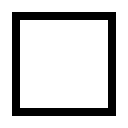
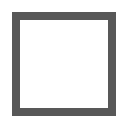
Two versions of the same layered image (128x128). Layer-by-layer changes:
painted on "Layer" over box(12, 12, 116, 116)
